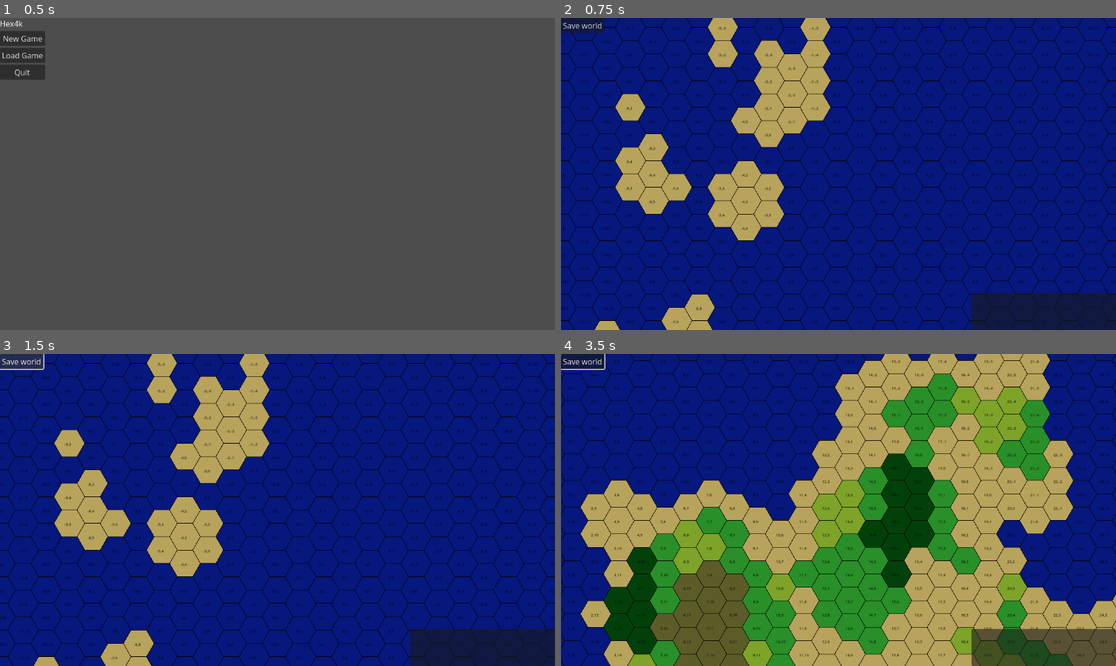
Above: before the commit, frames 1-4 (two rows, left to right).
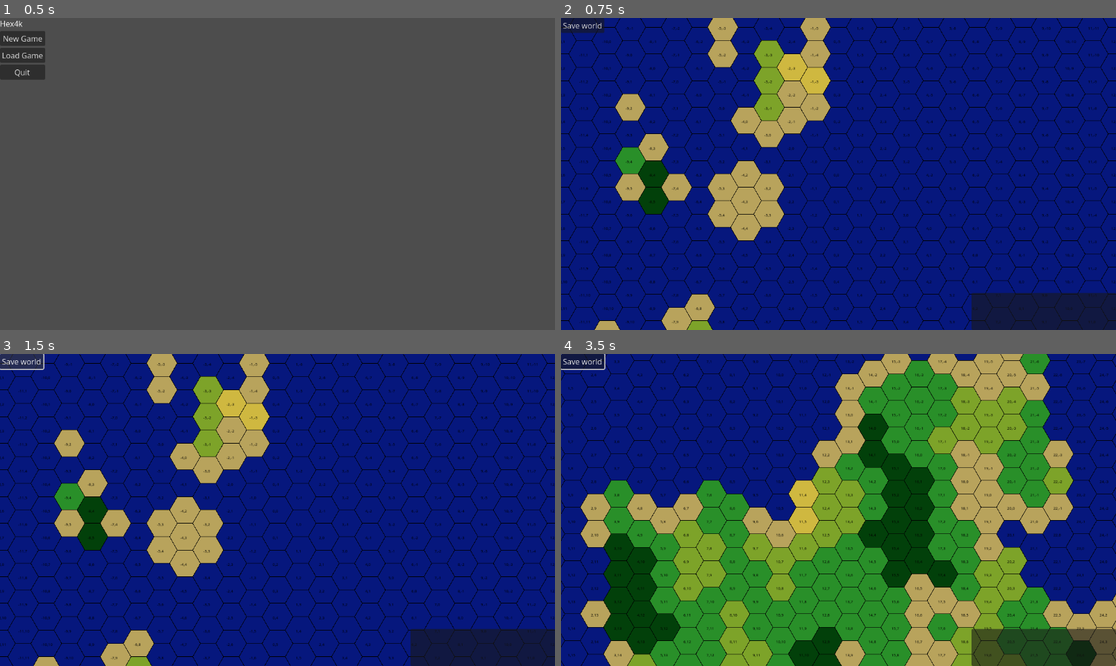
Above: after the commit, the same moments.

Repository: hyperbaton/hex4k
Game: Godot game, scene res://scenes/MainMenu.tscn
The game is run twice, just before and just after one commit, with the same random seed, the same clock (stepped at 60 frames per second) and the same inputs.
Inputs (mouse positions are in pixels of both pictures, inside the frame that each line leads up to):
- Up to frame 1 (0.5 s): no input
- Up to frame 2 (0.75 s): click "New Game" at 0.5 s
- Up to frame 3 (1.5 s): click "Save world" at 1.25 s
- Up to frame 4 (3.5 s): move the mouse to (960, 494) at 2.02 s; hold Right (ui_right) 2.03-2.78 s; click (960, 494) at 2.17 s; move the mouse to (727, 525) at 2.77 s; hold Down (ui_down) from 2.78 s (still down)

Frame 1 is identical in both runs. In frame 2, 2.9% of the frame differs, in the area x 9-49%, y 7-100%; in frame 3, 2.9%; in frame 4, 20%, in the area x 7-97%, y 0-100%.

Commit message:
Implement basic river generation

Diff:
--- a/src/model/HexTileData.gd
+++ b/src/model/HexTileData.gd
@@ -7,6 +7,7 @@
 var altitude: float
 var humidity: float
 var temperature: float
+var is_river: bool
 
 var terrain_id: String
 
@@ -17,6 +18,7 @@
 	file.store_float(tile.altitude)
 	file.store_float(tile.humidity)
 	file.store_float(tile.temperature)
+	file.store_var(tile.is_river)
 
 	file.store_pascal_string(tile.terrain_id)
 
@@ -29,6 +31,7 @@
 	tile.altitude = file.get_float()
 	tile.humidity = file.get_float()
 	tile.temperature = file.get_float()
+	#tile.is_river = file.get_var()
 
 	tile.terrain_id = file.get_pascal_string()
 
--- a/src/world/HexTile.gd
+++ b/src/world/HexTile.gd
@@ -55,6 +55,7 @@
 
 func get_terrain_color() -> Color:
 	match data.terrain_id:
+		"river": return Color(0.1, 0.6, 0.9)
 		"water": return Color(0.2, 0.4, 0.8)
 		"forest": return Color(0.1, 0.5, 0.2)
 		"hills": return Color(0.6, 0.6, 0.4)
--- a/src/world/TileGenerator.gd
+++ b/src/world/TileGenerator.gd
@@ -17,6 +17,11 @@
 
 var temperature_noise := FastNoiseLite.new()
 
+@export var river_seed_offset := 299
+@export var river_scale := 0.1
+
+var river_noise := FastNoiseLite.new()
+
 func _init(p_seed: int) -> void:
 	self.noise_seed = p_seed
 	altitude_noise.seed = noise_seed
@@ -28,6 +33,9 @@
 	temperature_noise.seed = noise_seed + temperature_seed_offset
 	temperature_noise.noise_type = FastNoiseLite.TYPE_SIMPLEX
 	temperature_noise.frequency = temperature_scale
+	river_noise.seed = noise_seed + river_seed_offset
+	river_noise.noise_type = FastNoiseLite.TYPE_SIMPLEX
+	river_noise.frequency = temperature_scale
 
 func generate_chunk_data(chunk_q: int, chunk_r: int) -> ChunkData:
 	var chunk := ChunkData.new()
@@ -53,9 +61,10 @@
 	tile.r = r
 	var altitude = get_altitude(q, r)
 	tile.altitude = altitude
+	tile.is_river = generate_river(q, r, altitude)
 	var humidity = get_humidity(q, r)
 	tile.humidity = humidity
-	tile.terrain_id = get_terrain_from_altitude(altitude, humidity)
+	tile.terrain_id = get_terrain_from_altitude(altitude, humidity, tile.is_river)
 	#tile.position = WorldUtil.axial_to_pixel(q, r)
 	return tile
 
@@ -116,12 +125,21 @@
 	var value = temperature_noise.get_noise_2d(float(q), float(r))
 	return (value + 1.0) * 0.5
 
-func get_terrain_from_altitude(altitude: float, humidity: float) -> String:
-	if altitude < 0.30:
+func generate_river(q, r, altitude):
+	var v = river_noise.get_noise_2d(0.1*q, 0.1*r)
+	if abs(v) < 0.03 and altitude < 0.75 and altitude > 0.35:
+		return true
+	return false
+
+
+func get_terrain_from_altitude(altitude: float, humidity: float, is_river: float) -> String:
+	if is_river:
+		return "river"
+	elif altitude < 0.30:
 		return "ocean"
-	elif altitude < 0.40:
+	elif altitude < 0.35:
 		return "coast"
-	elif altitude < 0.55:
+	elif altitude < 0.8:
 		if humidity < 0.20:
 			return "desert"
 		elif humidity < 0.40:
@@ -132,7 +150,7 @@
 			return "forest"
 		else:
 			return "swamp"
-	elif altitude < 0.70:
+	elif altitude < 0.90:
 		return "hills"
 	else:
 		if humidity < 0.4:
